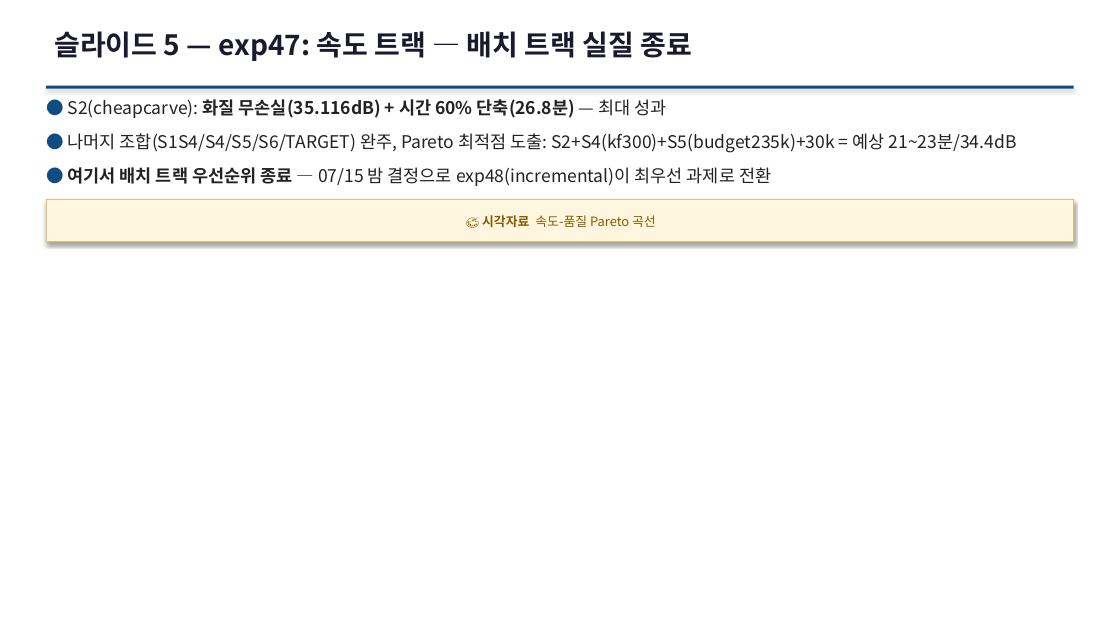
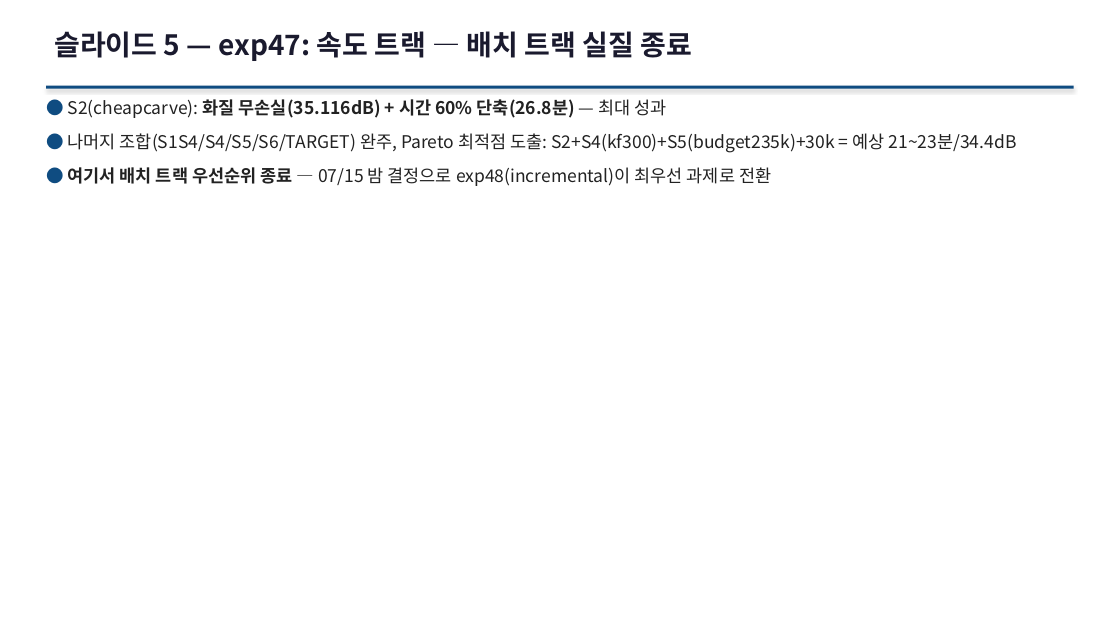
Before and after one commit to sawo0150/gs_floaterLab, a slide deck: slide 8 of context/ppt/ppt0717/gs_floater_deck_0717.pptx (slide 7 before the commit). Drawn at 1120x630 pixels with LibreOffice and Linux fonts; fonts in the diff are those of the drawing. Boxes give left, top, right and bottom in pixels: in the first picture for what was removed or moved away, otherwise in the second. Text is boxed around its words. In the diff, an @@ line names an element or a change of style, - is before the commit and + after.

```diff
--- a/context/ppt/ppt0717/gs_floater_deck_0717.pptx
+++ b/context/ppt/ppt0717/gs_floater_deck_0717.pptx
@@ rectangle removed at <box>46,200,1074,242</box> @@
-🎨 시각자료 속도-품질 Pareto 곡선
```
Also in this commit, not shown: 1 other slide changed, 2 slides added, 14 other files.
